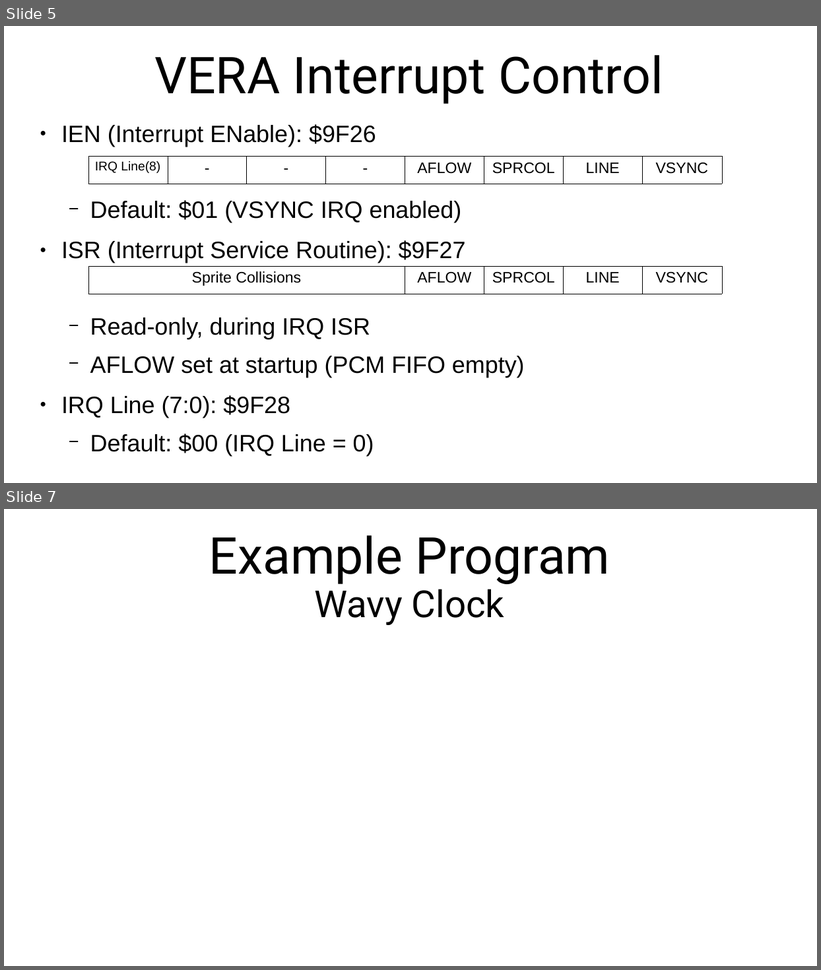
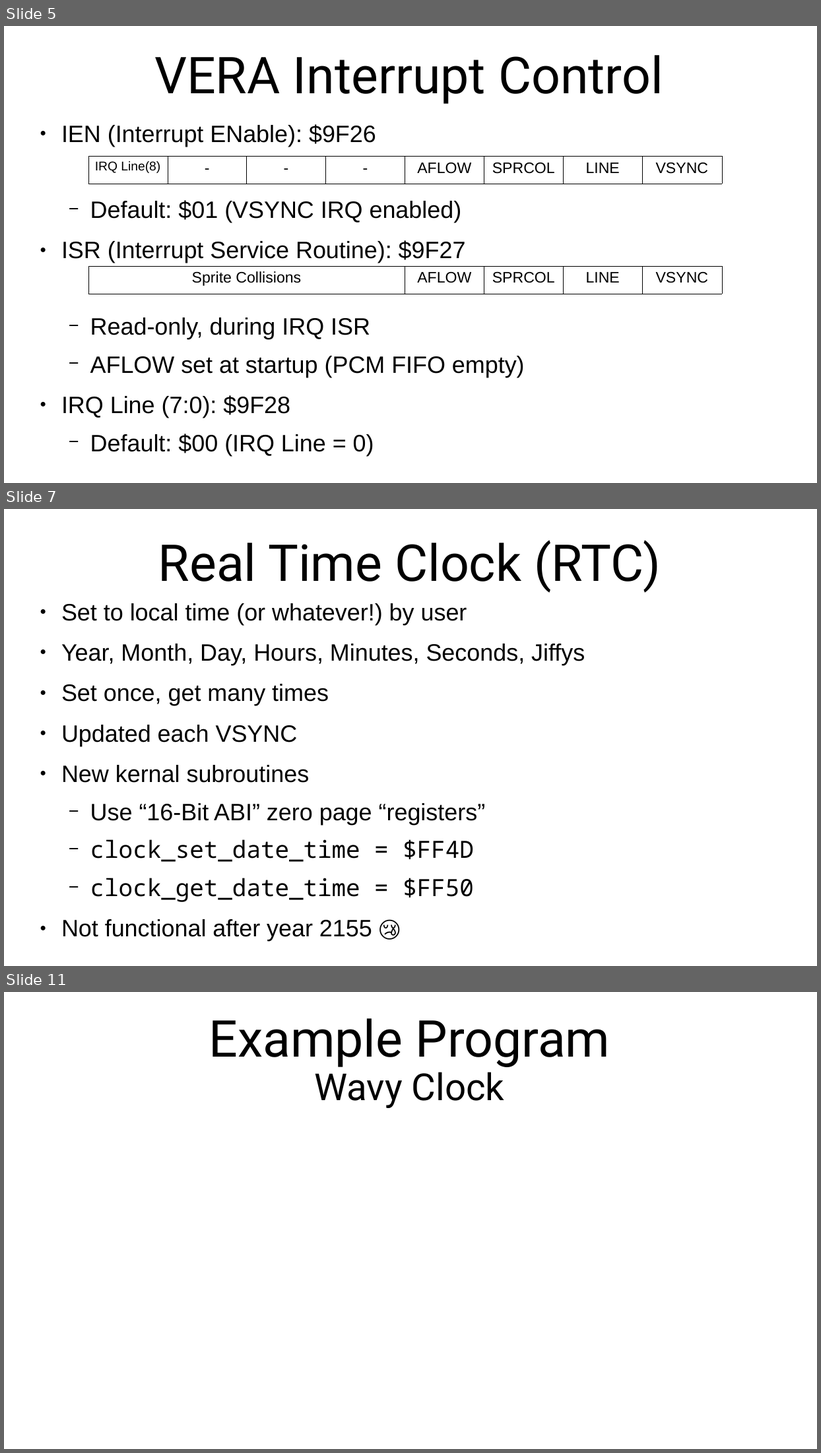
Before and after one commit to SlithyMatt/x16-assembly-tutorial, a slide deck: Lesson16/Lesson16.odp. Shown one above the other, each under a label of ours: slides 5 and 7 before the commit, slides 5, 7 and 11 after it; the slides between them are not shown. The pictures are 821x970 and 821x1453 pixels, drawn with LibreOffice and Linux fonts; fonts in the diff are those of the drawing. Boxes give left, top, right and bottom in pixels: in the first picture for what was removed or moved away, otherwise in the second. Text is boxed around its words. In the diff, an @@ line names an element or a change of style, - is before the commit and + after.

```diff
--- a/Lesson16/Lesson16.odp
+++ b/Lesson16/Lesson16.odp
@@ slide 7 added at [4,509,817,966], background #FFFFFF @@
@@ title added at [158,540,661,593], 60 pt, text #000000 @@
+Real Time Clock (RTC)
@@ text added at [61,603,585,941], 28 pt, text #000000 @@
+● Set to local time (or whatever!) by user
+● Year, Month, Day, Hours, Minutes, Seconds, Jiffys
+● Set once, get many times
+● Updated each VSYNC
+● New kernal subroutines
+  − Use “16-Bit ABI” zero page “registers”
+  − clock_set_date_time = $FF4D
+  − clock_get_date_time = $FF50
+● Not functional after year 2155 😢
@@ what was slide 7 is now slide 11 @@
```
Also in this commit, not shown: 1 slide changed, 4 other slides added, 1 slide removed, 3 other files.
